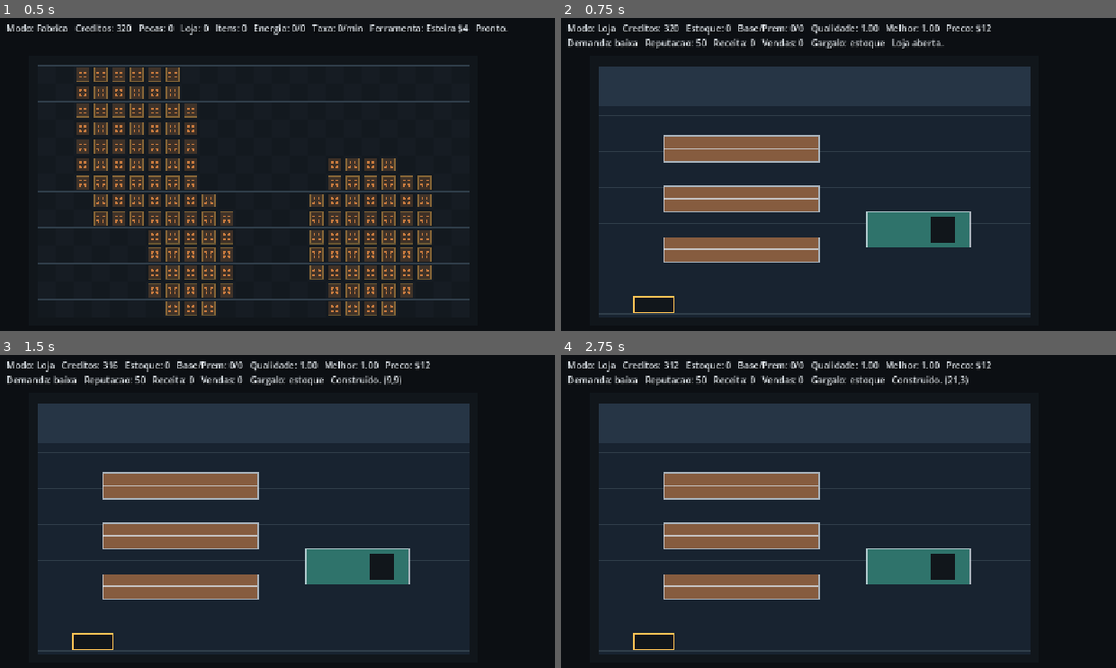
Above: before the commit, frames 1-4 (two rows, left to right).
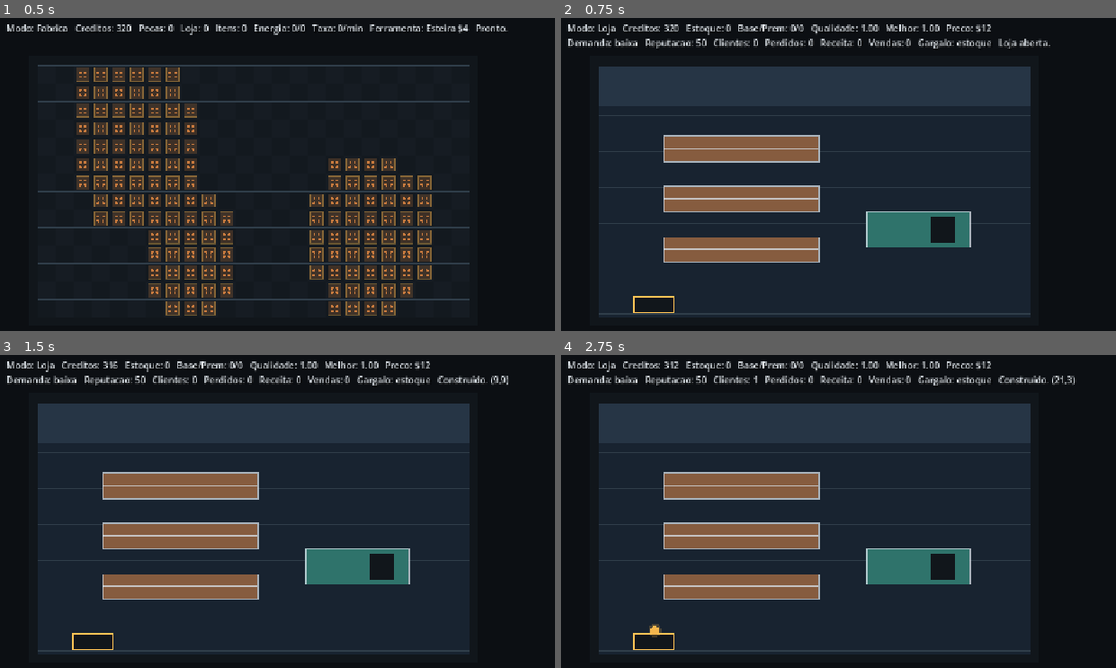
Above: after the commit, the same moments.

Repository: DURKHEIM09/jogo
Game: Godot game, scene res://scenes/main.tscn
The game is run twice, just before and just after one commit, with the same random seed, the same clock (stepped at 60 frames per second) and the same inputs.
Inputs (mouse positions are in pixels of both pictures, inside the frame that each line leads up to):
- Up to frame 1 (0.5 s): no input
- Up to frame 2 (0.75 s): tap Enter at 0.5 s; move the mouse to (1071, 193) at 0.52 s; tap Tab at 0.6 s; click (1071, 193) at 0.67 s
- Up to frame 3 (1.5 s): tap Space at 1.25 s; move the mouse to (210, 570) at 1.27 s; tap R at 1.35 s; click (210, 570) at 1.42 s
- Up to frame 4 (2.75 s): tap Enter at 2 s; move the mouse to (982, 461) at 2.02 s; tap E at 2.1 s; click (982, 461) at 2.17 s

Frame 1 is identical in both runs. In frame 2, 0.9% of the frame differs, in the area x 27-89%, y 6-10%; in frame 3, 0.9%; in frame 4, 1.0%, in the area x 15-93%, y 6-91%.

Commit message:
feat: add shop customers

Diff:
--- a/scripts/config/bootstrap_config.gd
+++ b/scripts/config/bootstrap_config.gd
@@ -79,12 +79,34 @@
 const SHOP_DEMAND_REPUTATION_MIN := 0.45
 const SHOP_DEMAND_REPUTATION_MAX := 1.7
 const SHOP_EMPTY_STOCK_DEMAND_FACTOR := 0.35
+const SHOP_CUSTOMER_CAPACITY := 6
+const SHOP_CUSTOMER_INITIAL_SPAWN := 1.4
+const SHOP_CUSTOMER_SPAWN_MIN := 2.4
+const SHOP_CUSTOMER_SPAWN_VARIANCE := 2.8
+const SHOP_CUSTOMER_SPEED := 0.18
+const SHOP_CUSTOMER_TARGET_EPSILON := 0.002
+const SHOP_CUSTOMER_BUDGET_BASE := 9
+const SHOP_CUSTOMER_BUDGET_RANGE := 14
+const SHOP_CUSTOMER_BUDGET_REPUTATION_DIVISOR := 18.0
+const SHOP_CUSTOMER_WAIT_MIN := 1.1
+const SHOP_CUSTOMER_WAIT_VARIANCE := 1.2
+const SHOP_REPUTATION_STOCKOUT_PENALTY := 1.4
+const SHOP_REPUTATION_PRICE_PENALTY := 0.9
+const SHOP_REPUTATION_SALE_GAIN := 0.45
+const COLOR_CUSTOMER_A := Color(0.463, 0.847, 1.0, 1.0)
+const COLOR_CUSTOMER_B := Color(0.957, 0.714, 0.302, 1.0)
+const COLOR_CUSTOMER_C := Color(1.0, 0.561, 0.639, 1.0)
+const COLOR_CUSTOMER_BOUGHT := Color(0.537, 0.918, 0.643, 1.0)
 
 const ITEM_ORE := "ore"
 const ITEM_PART := "part"
 
 const MODE_FACTORY := "factory"
 const MODE_SHOP := "shop"
+const CUSTOMER_ENTERING := "entering"
+const CUSTOMER_SHOPPING := "shopping"
+const CUSTOMER_CHECKOUT := "checkout"
+const CUSTOMER_LEAVING := "leaving"
 
 const TOOL_BELT := "belt"
 const TOOL_INSERTER := "inserter"
@@ -108,6 +130,17 @@
 static func is_known_mode(next_mode: String) -> bool:
 	return next_mode == MODE_FACTORY or next_mode == MODE_SHOP
 
+static func customer_color(index: int, bought: bool) -> Color:
+	if bought:
+		return COLOR_CUSTOMER_BOUGHT
+	match posmod(index, 3):
+		0:
+			return COLOR_CUSTOMER_A
+		1:
+			return COLOR_CUSTOMER_B
+		_:
+			return COLOR_CUSTOMER_C
+
 static func is_directional_tool(tool: String) -> bool:
 	return (
 		tool == TOOL_BELT
--- a/scripts/factory/factory_state.gd
+++ b/scripts/factory/factory_state.gd
@@ -33,6 +33,8 @@
 var shop_premium_produced := 0
 var shop_consumed_base := 0
 var shop_consumed_premium := 0
+var shop_spawn_timer := Config.SHOP_CUSTOMER_INITIAL_SPAWN
+var shop_customers := []
 
 func _init() -> void:
 	rng.randomize()
@@ -67,6 +69,7 @@
 			changed_this_tick = _update_assembler(cell, building, dt) or changed_this_tick
 
 	changed_this_tick = _update_items(dt) or changed_this_tick
+	changed_this_tick = _update_shop(dt) or changed_this_tick
 
 	if changed_this_tick:
 		_update_rate_window()
@@ -122,6 +125,9 @@
 
 func get_shop_inventory() -> Array:
 	return shop_inventory.duplicate(true)
+
+func get_shop_customers() -> Array:
+	return shop_customers.duplicate(true)
 
 func get_shop_stock() -> int:
 	return shop_inventory.size()
@@ -173,6 +179,7 @@
 		"demand_label": _shop_demand_label(demand),
 		"customers_served": shop_customers_served,
 		"customers_lost": shop_customers_lost,
+		"customers_active": shop_customers.size(),
 		"sales": shop_sales,
 		"revenue": shop_revenue,
 		"gross_profit": shop_revenue,
@@ -181,6 +188,36 @@
 		"premium_produced": shop_premium_produced,
 		"bottleneck": _get_shop_bottleneck(demand),
 	}
+
+func spawn_shop_customer(budget: int = -1, notify: bool = true) -> Dictionary:
+	if shop_customers.size() >= Config.SHOP_CUSTOMER_CAPACITY:
+		return {}
+
+	var next_budget := int(budget)
+	if next_budget < 0:
+		next_budget = (
+			Config.SHOP_CUSTOMER_BUDGET_BASE
+			+ rng.randi_range(0, Config.SHOP_CUSTOMER_BUDGET_RANGE - 1)
+			+ int(floor(shop_reputation / Config.SHOP_CUSTOMER_BUDGET_REPUTATION_DIVISOR))
+		)
+
+	var customer := {
+		"x": 0.12,
+		"y": 0.92,
+		"target_x": 0.34,
+		"target_y": 0.58,
+		"state": Config.CUSTOMER_ENTERING,
+		"wait": 0.0,
+		"color_index": rng.randi_range(0, 2),
+		"budget": next_budget,
+		"done": false,
+		"bought": false,
+		"lost_reason": "",
+	}
+	shop_customers.append(customer)
+	if notify:
+		emit_signal("changed")
+	return customer
 
 func recalculate_power() -> bool:
 	var generators: Array[Dictionary] = []
@@ -602,6 +639,139 @@
 
 	return false
 
+func _update_shop(dt: float) -> bool:
+	var changed_shop := false
+	shop_spawn_timer -= dt * get_shop_demand()
+	if shop_spawn_timer <= 0.0 and shop_customers.size() < Config.SHOP_CUSTOMER_CAPACITY:
+		spawn_shop_customer(-1, false)
+		shop_spawn_timer = Config.SHOP_CUSTOMER_SPAWN_MIN + rng.randf() * Config.SHOP_CUSTOMER_SPAWN_VARIANCE
+		changed_shop = true
+
+	for index in range(shop_customers.size() - 1, -1, -1):
+		var customer: Dictionary = shop_customers[index]
+		changed_shop = _update_customer(customer, dt) or changed_shop
+		if bool(customer.get("done", false)):
+			shop_customers.remove_at(index)
+			changed_shop = true
+		else:
+			shop_customers[index] = customer
+
+	return changed_shop
+
+func _update_customer(customer: Dictionary, dt: float) -> bool:
+	var customer_state := String(customer.get("state", Config.CUSTOMER_ENTERING))
+	if customer_state == Config.CUSTOMER_ENTERING:
+		_move_customer(customer, dt, float(customer.get("target_x", 0.34)), float(customer.get("target_y", 0.58)))
+		if _customer_distance_squared(customer, float(customer.get("target_x", 0.34)), float(customer.get("target_y", 0.58))) < Config.SHOP_CUSTOMER_TARGET_EPSILON:
+			customer["state"] = Config.CUSTOMER_SHOPPING
+			customer["wait"] = _get_shopping_wait()
+		return true
+
+	if customer_state == Config.CUSTOMER_SHOPPING:
+		customer["wait"] = float(customer.get("wait", 0.0)) - dt
+		if float(customer["wait"]) <= 0.0:
+			_try_customer_purchase(customer)
+		return true
+
+	if customer_state == Config.CUSTOMER_CHECKOUT:
+		_move_customer(customer, dt, 0.68, 0.64)
+		if _customer_distance_squared(customer, 0.68, 0.64) < Config.SHOP_CUSTOMER_TARGET_EPSILON:
+			customer["state"] = Config.CUSTOMER_LEAVING
+		return true
+
+	if customer_state == Config.CUSTOMER_LEAVING:
+		_move_customer(customer, dt, 0.92, 0.92)
+		if float(customer.get("x", 0.0)) > 0.88 and float(customer.get("y", 0.0)) > 0.88:
+			customer["done"] = true
+		return true
+
+	return false
+
+func _move_customer(customer: Dictionary, dt: float, target_x: float, target_y: float) -> void:
+	var current_x := float(customer.get("x", 0.0))
+	var current_y := float(customer.get("y", 0.0))
+	var dx := target_x - current_x
+	var dy := target_y - current_y
+	var distance := sqrt(dx * dx + dy * dy)
+	if distance <= 0.0:
+		customer["x"] = target_x
+		customer["y"] = target_y
+		return
+
+	var step := minf(Config.SHOP_CUSTOMER_SPEED * dt, distance)
+	customer["x"] = current_x + (dx / distance) * step
+	customer["y"] = current_y + (dy / distance) * step
+
+func _customer_distance_squared(customer: Dictionary, target_x: float, target_y: float) -> float:
+	var dx := float(customer.get("x", 0.0)) - target_x
+	var dy := float(customer.get("y", 0.0)) - target_y
+	return dx * dx + dy * dy
+
+func _get_shopping_wait() -> float:
+	return Config.SHOP_CUSTOMER_WAIT_MIN + rng.randf() * Config.SHOP_CUSTOMER_WAIT_VARIANCE
+
+func _try_customer_purchase(customer: Dictionary) -> void:
+	if get_shop_stock() <= 0:
+		shop_customers_lost += 1
+		shop_reputation = maxf(0.0, shop_reputation - Config.SHOP_REPUTATION_STOCKOUT_PENALTY)
+		customer["lost_reason"] = "stock"
+		customer["state"] = Config.CUSTOMER_LEAVING
+		return
+
+	if shop_price > int(customer.get("budget", 0)):
+		shop_customers_lost += 1
+		shop_reputation = maxf(0.0, shop_reputation - Config.SHOP_REPUTATION_PRICE_PENALTY)
+		customer["lost_reason"] = "price"
+		customer["state"] = Config.CUSTOMER_LEAVING
+		return
+
+	if _consume_shop_stock(1) <= 0:
+		shop_customers_lost += 1
+		shop_reputation = maxf(0.0, shop_reputation - Config.SHOP_REPUTATION_STOCKOUT_PENALTY)
+		customer["lost_reason"] = "stock"
+		customer["state"] = Config.CUSTOMER_LEAVING
+		return
+
+	shop_sales += 1
+	shop_customers_served += 1
+	shop_revenue += shop_price
+	money += shop_price
+	shop_reputation = minf(100.0, shop_reputation + Config.SHOP_REPUTATION_SALE_GAIN)
+	customer["bought"] = true
+	customer["state"] = Config.CUSTOMER_CHECKOUT
+
+func _consume_shop_stock(amount: int, premium_only := false) -> int:
+	var consumed := 0
+	while consumed < amount:
+		var stock_index := _find_consumable_shop_stock(premium_only)
+		if stock_index < 0:
+			break
+
+		var part: Dictionary = shop_inventory[stock_index]
+		shop_inventory.remove_at(stock_index)
+		if bool(part.get("premium", false)):
+			shop_consumed_premium += 1
+		else:
+			shop_consumed_base += 1
+		consumed += 1
+
+	return consumed
+
+func _find_consumable_shop_stock(premium_only: bool) -> int:
+	for index in range(shop_inventory.size()):
+		var base_candidate: Dictionary = shop_inventory[index]
+		if bool(base_candidate.get("premium", false)):
+			continue
+		if not premium_only:
+			return index
+
+	for index in range(shop_inventory.size()):
+		var premium_candidate: Dictionary = shop_inventory[index]
+		if bool(premium_candidate.get("premium", false)):
+			return index
+
+	return -1
+
 func _store_part(part: Dictionary) -> void:
 	var stored_part := _make_stored_part(part)
 	shop_inventory.append(stored_part)
@@ -662,6 +832,7 @@
 		"customers_lost": shop_customers_lost,
 		"sales": shop_sales,
 		"revenue": shop_revenue,
+		"spawn_timer": shop_spawn_timer,
 		"base_stock": get_shop_base_stock(),
 		"premium_stock": get_shop_premium_stock(),
 		"quality_sum": shop_quality_sum,
@@ -685,6 +856,7 @@
 	shop_customers_lost = max(0, int(source.get("customers_lost", source.get("customersLost", 0))))
 	shop_sales = max(0, int(source.get("sales", 0)))
 	shop_revenue = max(0, int(source.get("revenue", 0)))
+	shop_spawn_timer = maxf(0.1, float(source.get("spawn_timer", source.get("spawnTimer", Config.SHOP_CUSTOMER_INITIAL_SPAWN))))
 	shop_consumed_base = max(0, int(source.get("consumed_base", source.get("consumedBase", 0))))
 	shop_consumed_premium = max(0, int(source.get("consumed_premium", source.get("consumedPremium", 0))))
 	shop_inventory = _deserialize_shop_inventory(source)
@@ -707,6 +879,8 @@
 	shop_premium_produced = 0
 	shop_consumed_base = 0
 	shop_consumed_premium = 0
+	shop_spawn_timer = Config.SHOP_CUSTOMER_INITIAL_SPAWN
+	shop_customers = []
 
 func _seed_shop_from_legacy_parts(count: int) -> void:
 	for _index in range(max(0, count)):
--- a/scripts/main_scene.gd
+++ b/scripts/main_scene.gd
@@ -123,7 +123,7 @@
 	var selected_tool := String(factory_state.selected_tool)
 	if factory_state.mode == Config.MODE_SHOP:
 		var report: Dictionary = factory_state.get_shop_report()
-		hud_label.text = "Modo: Loja   Creditos: %d   Estoque: %d   Base/Prem: %d/%d   Qualidade: %.2f   Melhor: %.2f   Preco: $%d\nDemanda: %s   Reputacao: %d   Receita: %d   Vendas: %d   Gargalo: %s   %s" % [
+		hud_label.text = "Modo: Loja   Creditos: %d   Estoque: %d   Base/Prem: %d/%d   Qualidade: %.2f   Melhor: %.2f   Preco: $%d\nDemanda: %s   Reputacao: %d   Clientes: %d   Perdidos: %d   Receita: %d   Vendas: %d   Gargalo: %s   %s" % [
 			int(factory_state.money),
 			int(report["stock"]),
 			int(report["base_stock"]),
@@ -133,6 +133,8 @@
 			int(report["price"]),
 			String(report["demand_label"]),
 			int(round(float(report["reputation"]))),
+			int(report["customers_active"]),
+			int(report["customers_lost"]),
 			int(report["revenue"]),
 			int(report["sales"]),
 			String(report["bottleneck"]),
--- a/scripts/shop_view.gd
+++ b/scripts/shop_view.gd
@@ -18,6 +18,7 @@
 	_draw_checkout(view_size)
 	_draw_door(view_size)
 	_draw_stock(view_size)
+	_draw_customers(view_size)
 
 func _draw_floor_grid(view_size: Vector2) -> void:
 	for x in range(0, int(view_size.x), Config.CELL_SIZE):
@@ -68,3 +69,19 @@
 		var color := Config.COLOR_ITEM_PREMIUM if bool(item.get("premium", false)) else Config.COLOR_ITEM_PART
 		draw_circle(position, 7.0, color)
 		draw_circle(position, 10.0, Color(color.r, color.g, color.b, 0.22))
+
+func _draw_customers(view_size: Vector2) -> void:
+	if factory_state == null:
+		return
+
+	for customer in factory_state.get_shop_customers():
+		var customer_state: Dictionary = customer
+		var position := Vector2(
+			float(customer_state.get("x", 0.0)) * view_size.x,
+			float(customer_state.get("y", 0.0)) * view_size.y
+		)
+		var color := Config.customer_color(int(customer_state.get("color_index", 0)), bool(customer_state.get("bought", false)))
+		draw_circle(position, 8.0, color)
+		draw_circle(position, 12.0, Color(color.r, color.g, color.b, 0.22))
+		if bool(customer_state.get("bought", false)):
+			draw_circle(position + Vector2(5.0, -6.0), 3.0, Config.COLOR_ITEM_PART)
--- a/scripts/tests/building_state_smoke.gd
+++ b/scripts/tests/building_state_smoke.gd
@@ -5,6 +5,7 @@
 
 func _ready() -> void:
 	var state = FactoryStateScript.new()
+	state.shop_spawn_timer = 999.0
 	if not _expect(state.money == Config.INITIAL_MONEY, "initial money mismatch"):
 		return
 
@@ -240,6 +241,49 @@
 	var parts_before_unpowered: int = state.parts
 	_advance(state, Config.MINER_INTERVAL * 2.0)
 	if not _expect(state.parts == parts_before_unpowered, "unpowered factory kept producing after generator removal"):
+		return
+
+	var sale_stock_before := state.get_shop_stock()
+	var sale_money_before: int = state.money
+	var sale_reputation_before: float = state.shop_reputation
+	var sale_price: int = state.shop_price
+	state.spawn_shop_customer(sale_price)
+	_advance(state, 5.5)
+	if not _expect(state.shop_sales == 1, "customer did not buy stocked item"):
+		return
+	if not _expect(state.shop_customers_served == 1, "served customer count did not update"):
+		return
+	if not _expect(state.money == sale_money_before + sale_price, "sale did not add money"):
+		return
+	if not _expect(state.shop_revenue == sale_price, "sale revenue mismatch"):
+		return
+	if not _expect(state.get_shop_stock() == sale_stock_before - 1, "sale did not consume shop stock"):
+		return
+	if not _expect(state.shop_reputation > sale_reputation_before, "sale did not improve reputation"):
+		return
+
+	var empty_shop = FactoryStateScript.new()
+	empty_shop.shop_spawn_timer = 999.0
+	var empty_reputation_before: float = empty_shop.shop_reputation
+	empty_shop.spawn_shop_customer(Config.SHOP_MAX_PRICE)
+	_advance(empty_shop, 5.5)
+	if not _expect(empty_shop.shop_customers_lost == 1, "stockout customer did not count as lost"):
+		return
+	if not _expect(empty_shop.shop_reputation < empty_reputation_before, "stockout did not reduce reputation"):
+		return
+
+	var expensive_shop = FactoryStateScript.new()
+	expensive_shop.shop_spawn_timer = 999.0
+	expensive_shop._store_part(_test_part(Config.DEFAULT_ITEM_QUALITY))
+	expensive_shop.shop_price = Config.SHOP_MAX_PRICE
+	var expensive_reputation_before: float = expensive_shop.shop_reputation
+	expensive_shop.spawn_shop_customer(Config.SHOP_MIN_PRICE)
+	_advance(expensive_shop, 5.5)
+	if not _expect(expensive_shop.shop_customers_lost == 1, "overpriced customer did not count as lost"):
+		return
+	if not _expect(expensive_shop.get_shop_stock() == 1, "overpriced customer consumed stock"):
+		return
+	if not _expect(expensive_shop.shop_reputation < expensive_reputation_before, "overprice did not reduce reputation"):
 		return
 
 	print("FACTORYOPS_BUILDING_STATE_SMOKE_OK")
@@ -291,6 +335,14 @@
 		if typeof(raw_building) == TYPE_DICTIONARY and Dictionary(raw_building).has("powered"):
 			return true
 	return false
+
+func _test_part(quality: float) -> Dictionary:
+	return {
+		"type": Config.ITEM_PART,
+		"tier": Config.DEFAULT_ITEM_TIER,
+		"quality": quality,
+		"premium": quality >= Config.PREMIUM_THRESHOLD,
+	}
 
 func _shop_has_part(state, quality: float, premium: bool) -> bool:
 	for item in state.get_shop_inventory():
